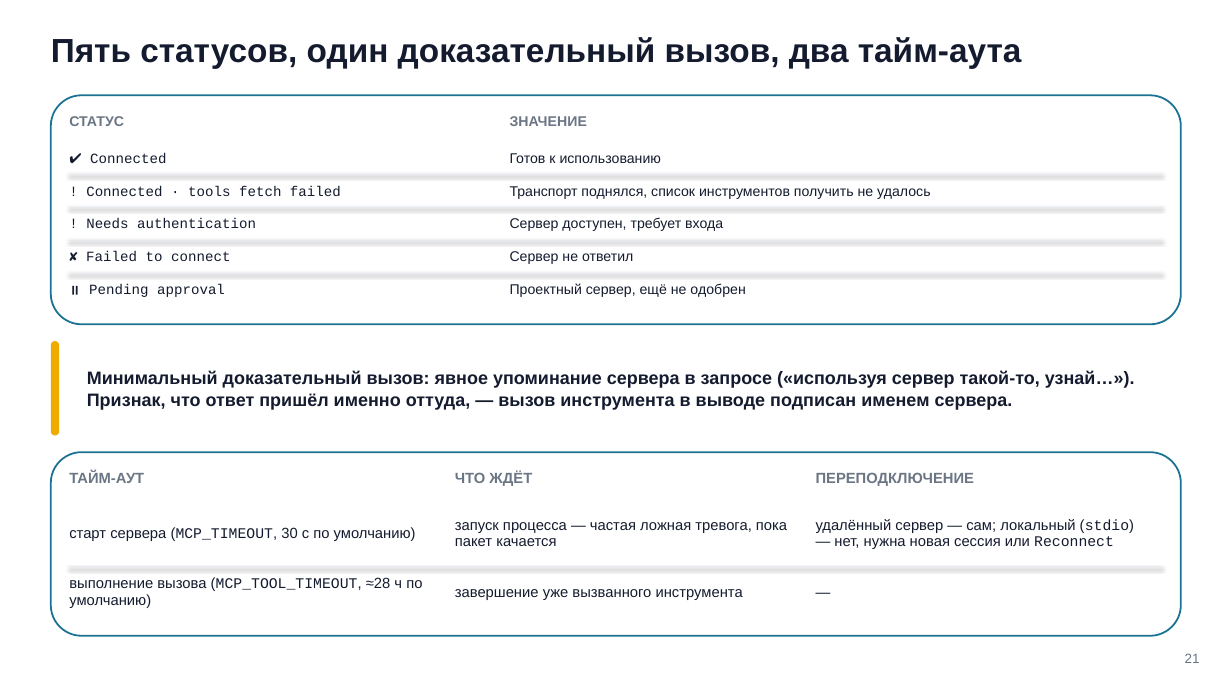
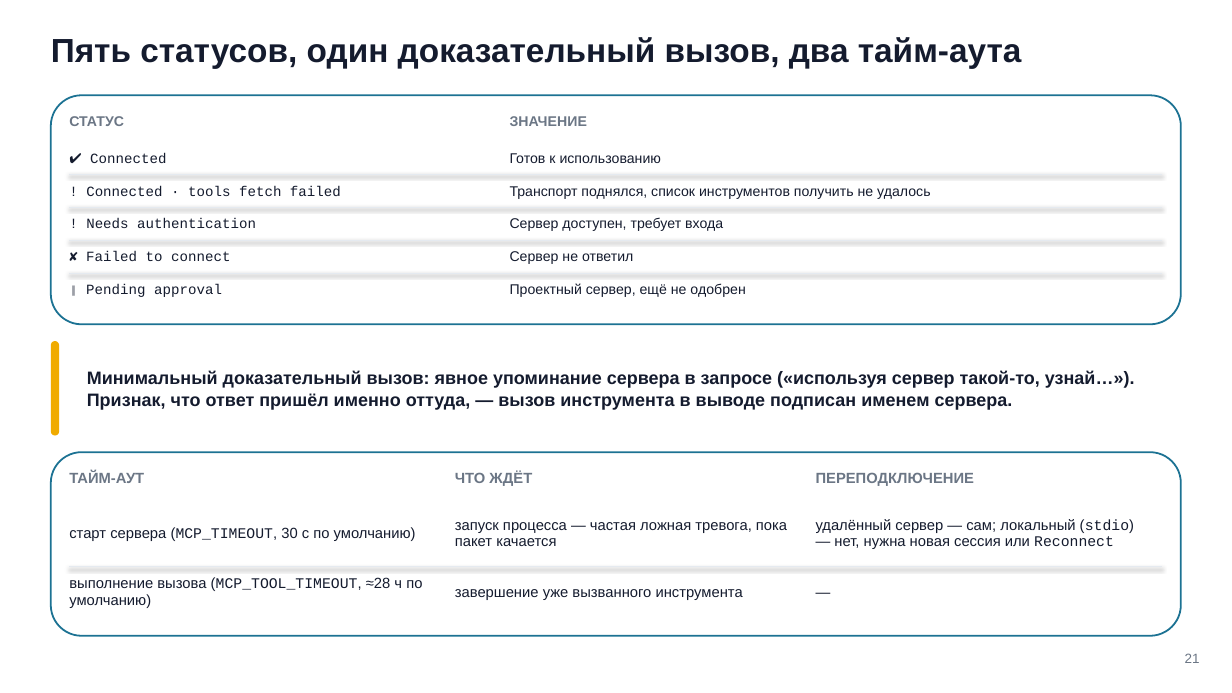
Before and after one commit to tellina-study/AI-usage-lessons, a slide deck: slide 21 of library/seminars/sem-06/rendered/sem-06.pptx. Drawn at 1232x693 pixels with LibreOffice and Linux fonts; fonts in the diff are those of the drawing. Boxes give left, top, right and bottom in pixels: in the first picture for what was removed or moved away, otherwise in the second. Text is boxed around its words. In the diff, an @@ line names an element or a change of style, - is before the commit and + after.

```diff
--- a/library/seminars/sem-06/rendered/sem-06.pptx
+++ b/library/seminars/sem-06/rendered/sem-06.pptx
@@ text at (86,284,222,297): text changed @@
-⏸ Pending approval
+‖ Pending approval
```
Also in this commit, not shown: 19 other slides changed, 24 other files.
